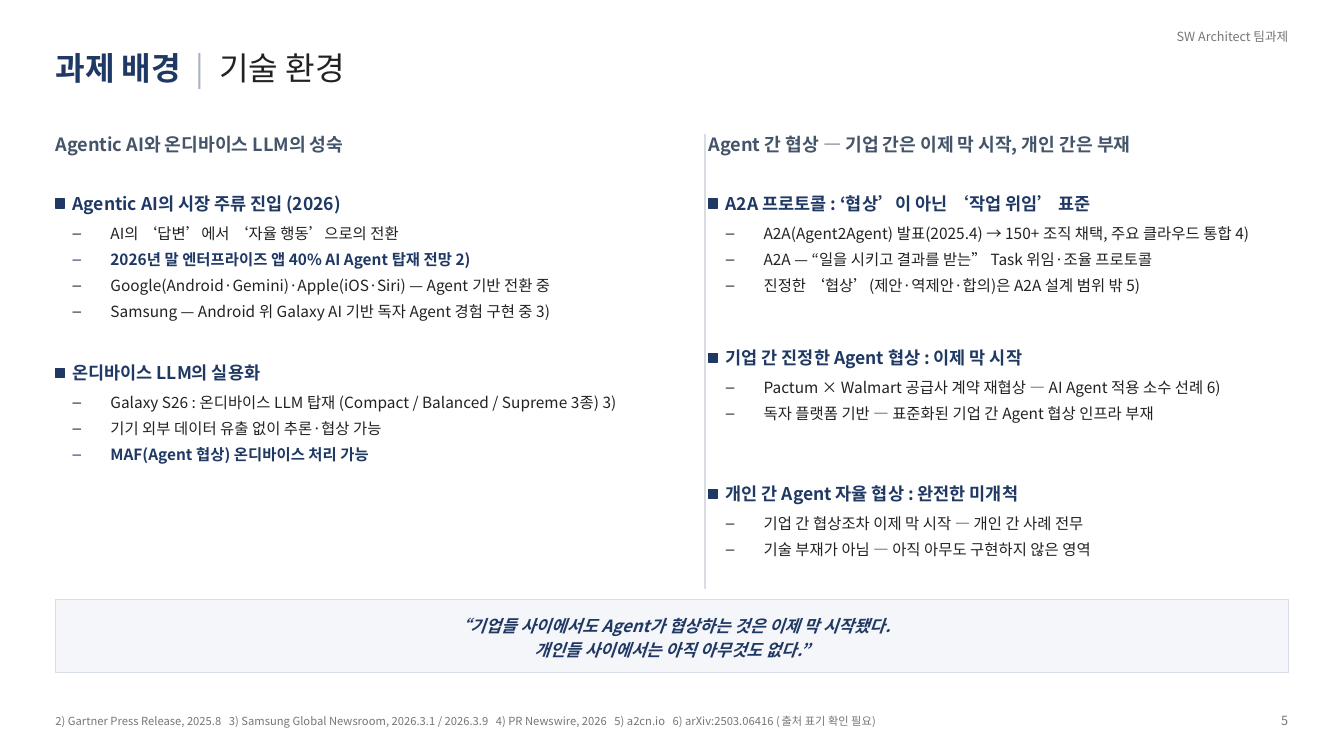
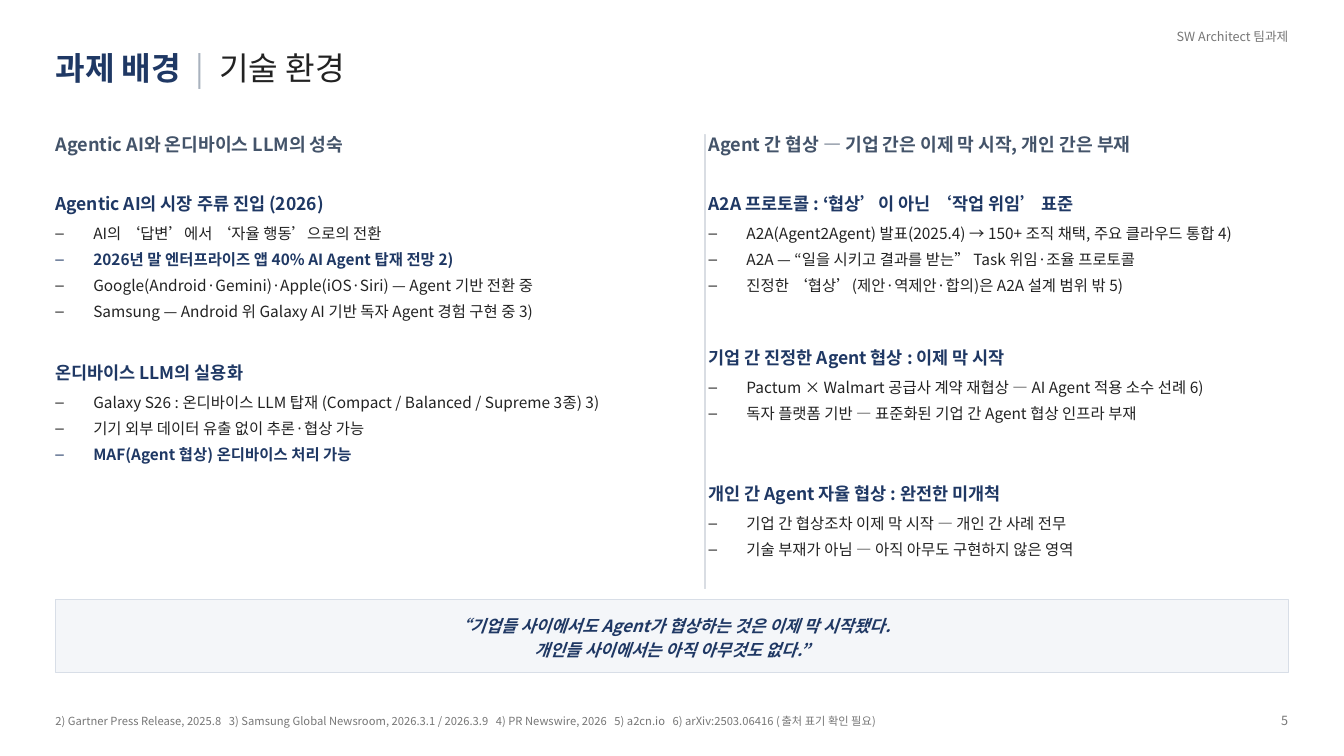
Before and after one commit to byeol07-mom/architect-teamproject, a slide deck: slide 2 of docs/slides/과제배경-정정본.pptx. Drawn at 1344x756 pixels with LibreOffice and Linux fonts; fonts in the diff are those of the drawing. Boxes give left, top, right and bottom in pixels: in the first picture for what was removed or moved away, otherwise in the second. Text is boxed around its words. In the diff, an @@ line names an element or a change of style, - is before the commit and + after.

```diff
--- a/docs/slides/과제배경-정정본.pptx
+++ b/docs/slides/과제배경-정정본.pptx
@@ text "Agentic AI의 시장 주류 진입 ..." moved from (x1=73, y1=195, x2=340, y2=215) to (x1=55, y1=195, x2=323, y2=215) @@
@@ rectangle removed at (x1=55, y1=200, x2=65, y2=209) @@
@@ text "A2A 프로토콜 : ‘협상’이 아닌 ..." moved from (x1=726, y1=195, x2=1091, y2=212) to (x1=709, y1=195, x2=1074, y2=212) @@
@@ rectangle removed at (x1=709, y1=200, x2=718, y2=209) @@
@@ text "AI의 ‘답변’에서 ‘자율 행동’으로의 전환" moved from (x1=110, y1=226, x2=550, y2=321) to (x1=93, y1=226, x2=533, y2=321) @@
@@ text "A2A(Agent2Agent) 발표(2025.4) → 150+ 조직 ..." moved from (x1=764, y1=226, x2=1249, y2=294) to (x1=746, y1=226, x2=1232, y2=294) @@
@@ text "기업 간 진정한 Agent 협상 ..." moved from (x1=726, y1=349, x2=1022, y2=369) to (x1=709, y1=349, x2=1005, y2=369) @@
@@ rectangle removed at (x1=709, y1=353, x2=718, y2=362) @@
@@ text "온디바이스 LLM의 실용화" moved from (x1=73, y1=364, x2=260, y2=381) to (x1=55, y1=364, x2=243, y2=381) @@
@@ rectangle removed at (x1=55, y1=368, x2=65, y2=377) @@
@@ text "Pactum × Walmart 공급사 계약 ..." moved from (x1=764, y1=380, x2=1221, y2=423) to (x1=746, y1=380, x2=1204, y2=423) @@
@@ text "Galaxy S26 : 온디바이스 LLM ..." moved from (x1=110, y1=395, x2=617, y2=464) to (x1=93, y1=395, x2=599, y2=464) @@
@@ text "개인 간 Agent 자율 협상 ..." moved from (x1=726, y1=485, x2=1018, y2=505) to (x1=709, y1=485, x2=1001, y2=505) @@
@@ rectangle removed at (x1=709, y1=490, x2=718, y2=499) @@
@@ text "기업 간 협상조차 이제 막 ..." moved from (x1=764, y1=516, x2=1090, y2=557) to (x1=746, y1=516, x2=1073, y2=557) @@
```
Also in this commit, not shown: 2 other slides changed, 1 other file.
